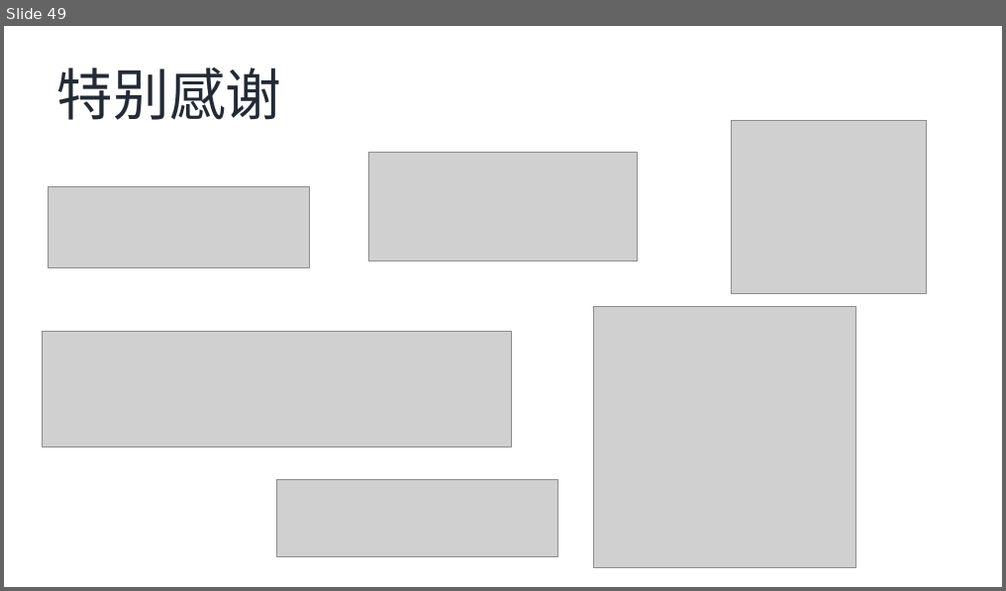
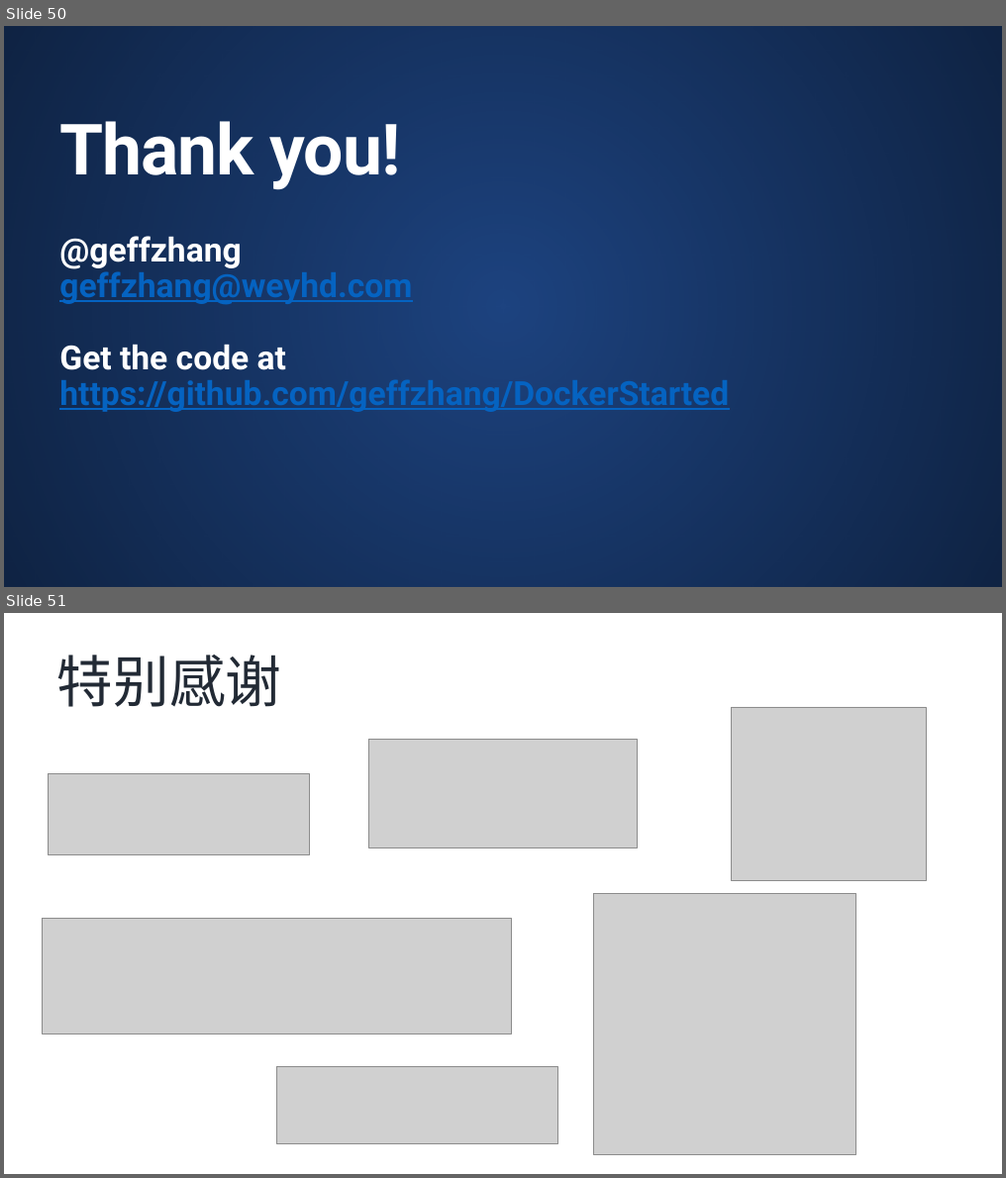
Before and after one commit to geffzhang/DockerStarted, a slide deck: 2019AzureBootcampASPNETCore.pptx. Shown one above the other, each under a label of ours: slide 49 before the commit, slides 50 and 51 after it. The pictures are 1006x591 and 1006x1178 pixels, drawn with LibreOffice and Linux fonts; fonts in the diff are those of the drawing; grey boxes stand for pictures; background and template pictures are left out. Boxes give left, top, right and bottom in pixels: in the first picture for what was removed or moved away, otherwise in the second. Text is boxed around its words. In the diff, an @@ line names an element or a change of style, - is before the commit and + after.

```diff
--- a/2019AzureBootcampASPNETCore.pptx
+++ b/2019AzureBootcampASPNETCore.pptx
@@ slide 50 added at [4, 26, 1002, 587], background picture (left out) @@
@@ rectangle added at [4, 26, 1002, 587], fill gradient #000000 @@
@@ text added at [59, 121, 401, 190], 68 pt, text #FFFFFF, bold @@
+Thank you!
@@ text added at [59, 236, 729, 412], 32 pt, text #0563C1, bold, underline @@
+@geffzhang
+geffzhang@weyhd.com
+Get the code at https://github.com/geffzhang/DockerStarted
@@ what was slide 49 is now slide 51 @@
```
Also in this commit, not shown: 2 other slides added, 1 slide removed.
